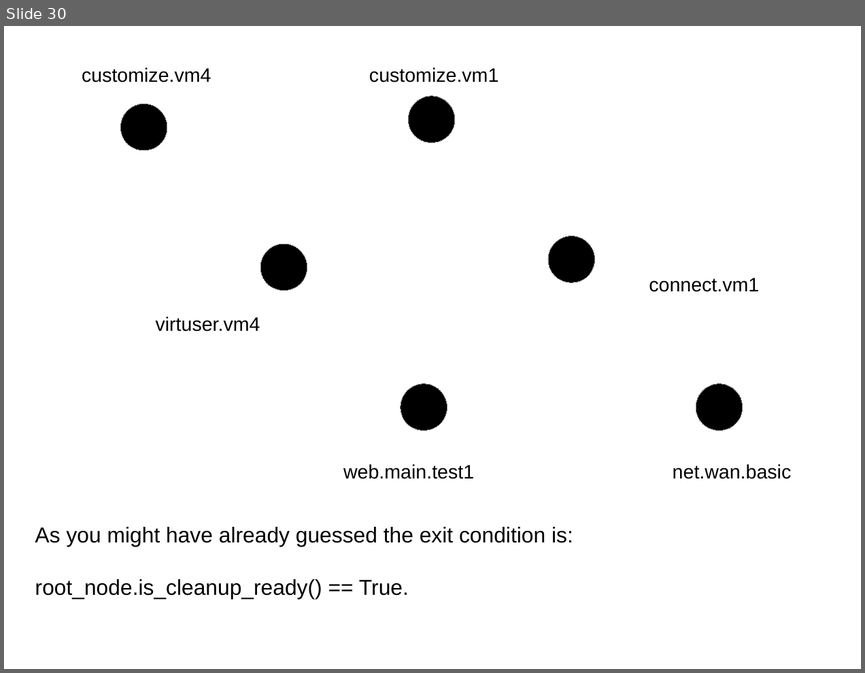
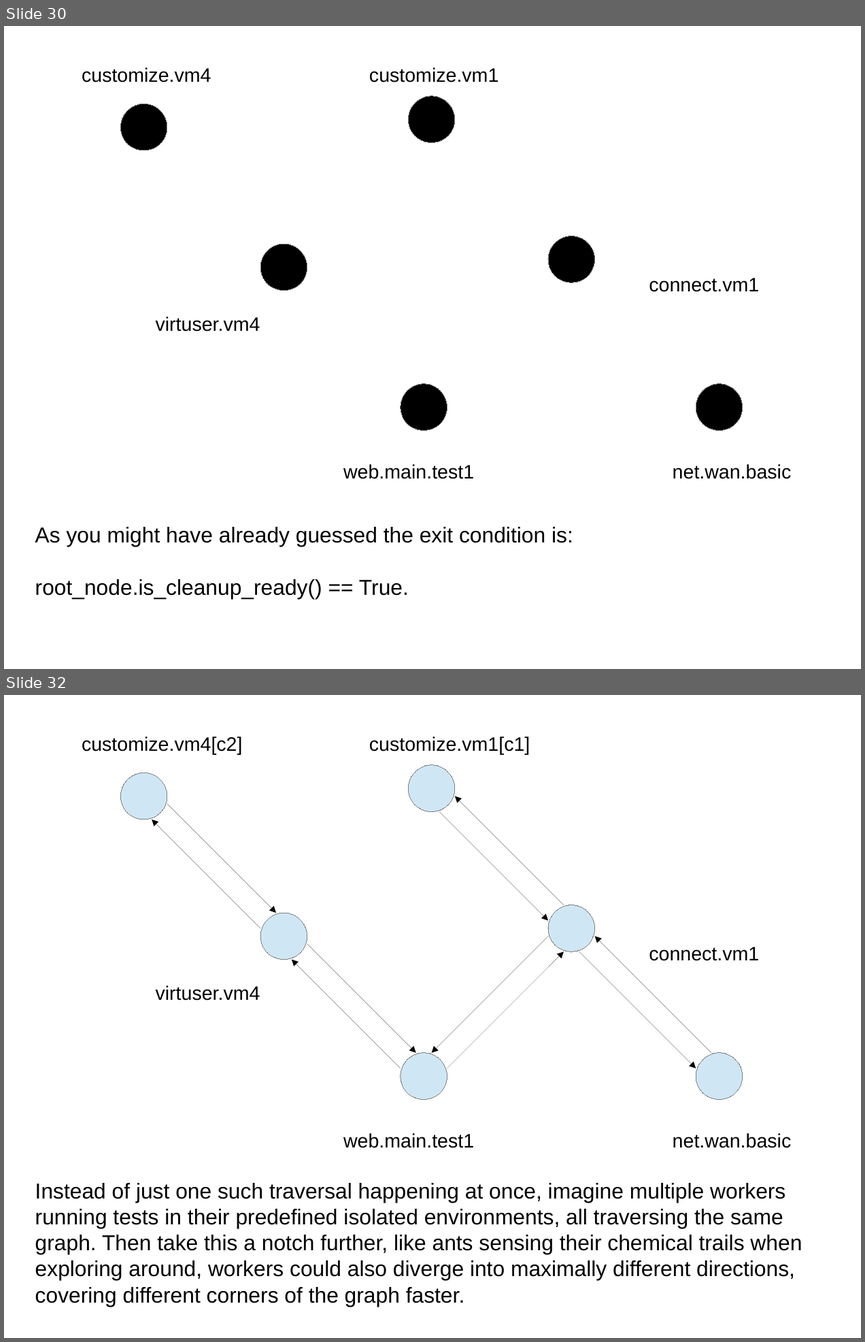
Before and after one commit to intra2net/avocado-i2n, a slide deck: doc/test_traversal_algorithm.odp. Shown one above the other, each under a label of ours: slide 30 before the commit, slides 30 and 32 after it; the slides between them are not shown. The pictures are 865x673 and 865x1342 pixels, drawn with LibreOffice and Linux fonts; fonts in the diff are those of the drawing. Boxes give left, top, right and bottom in pixels: in the first picture for what was removed or moved away, otherwise in the second. Text is boxed around its words. In the diff, an @@ line names an element or a change of style, - is before the commit and + after.

Commit message:
Extend the graph traversal presentation with multi-traversal slides
In particular, describe the diverging paths scheduling policy and
its previously mentioned advantages and stop at what we have to work
towards next (and did not yet have even for the 92.0 LTS release).

```diff
--- a/doc/test_traversal_algorithm.odp
+++ b/doc/test_traversal_algorithm.odp
@@ slide 32 added at box(4, 695, 861, 1338), background #FFFFFF @@
@@ text added at box(82, 736, 242, 754), 18 pt, text #000000 @@
+customize.vm4[c2]
@@ text added at box(369, 736, 530, 754), 18 pt, text #000000 @@
+customize.vm1[c1]
@@ ellipse added at box(121, 773, 167, 819), fill #CFE7F5, outline #808080 0 pt @@
@@ ellipse added at box(409, 765, 455, 812), fill #CFE7F5, outline #808080 0 pt @@
@@ arrow added from (564, 905) to (455, 796), #000000 0 pt @@
@@ arrow added from (167, 804) to (276, 913), #000000 0 pt @@
@@ arrow added from (439, 812) to (548, 921), #000000 0 pt @@
@@ arrow added from (260, 928) to (152, 819), #000000 0 pt @@
@@ ellipse added at box(260, 913, 307, 960), fill #CFE7F5, outline #808080 0 pt @@
@@ ellipse added at box(548, 905, 595, 951), fill #CFE7F5, outline #808080 0 pt @@
@@ arrow added from (548, 936) to (432, 1053), #000000 0 pt @@
@@ arrow added from (711, 1053) to (595, 936), #000000 0 pt @@
@@ arrow added from (400, 1068) to (292, 960), #000000 0 pt @@
@@ arrow added from (307, 944) to (416, 1053), #000000 0 pt @@
@@ arrow added from (447, 1068) to (564, 951), #000000 0 pt @@
@@ arrow added from (579, 951) to (696, 1068), #000000 0 pt @@
@@ text added at box(649, 947, 759, 961), 18 pt, text #000000 @@
+connect.vm1
@@ text added at box(156, 985, 260, 1000), 18 pt, text #000000 @@
+virtuser.vm4
@@ ellipse added at box(400, 1053, 447, 1100), fill #CFE7F5, outline #808080 0 pt @@
@@ ellipse added at box(696, 1053, 742, 1100), fill #CFE7F5, outline #808080 0 pt @@
@@ text added at box(343, 1133, 474, 1148), 18 pt, text #000000 @@
+web.main.test1
@@ text added at box(672, 1133, 791, 1148), 18 pt, text #000000 @@
+net.wan.basic
@@ subtitle added at box(35, 1183, 802, 1306), 20 pt, text #000000 @@
+Instead of just one such traversal happening at once, imagine multiple workers running tests in their predefined isolated environments, all traversing the same graph. Then take this a notch further, like ants sensing their chemical trails when exploring around, workers could also diverge into maximally different directions, covering different corners of the graph faster.
```
Also in this commit, not shown: 1 slide changed, 4 other slides added, 1 other file.
